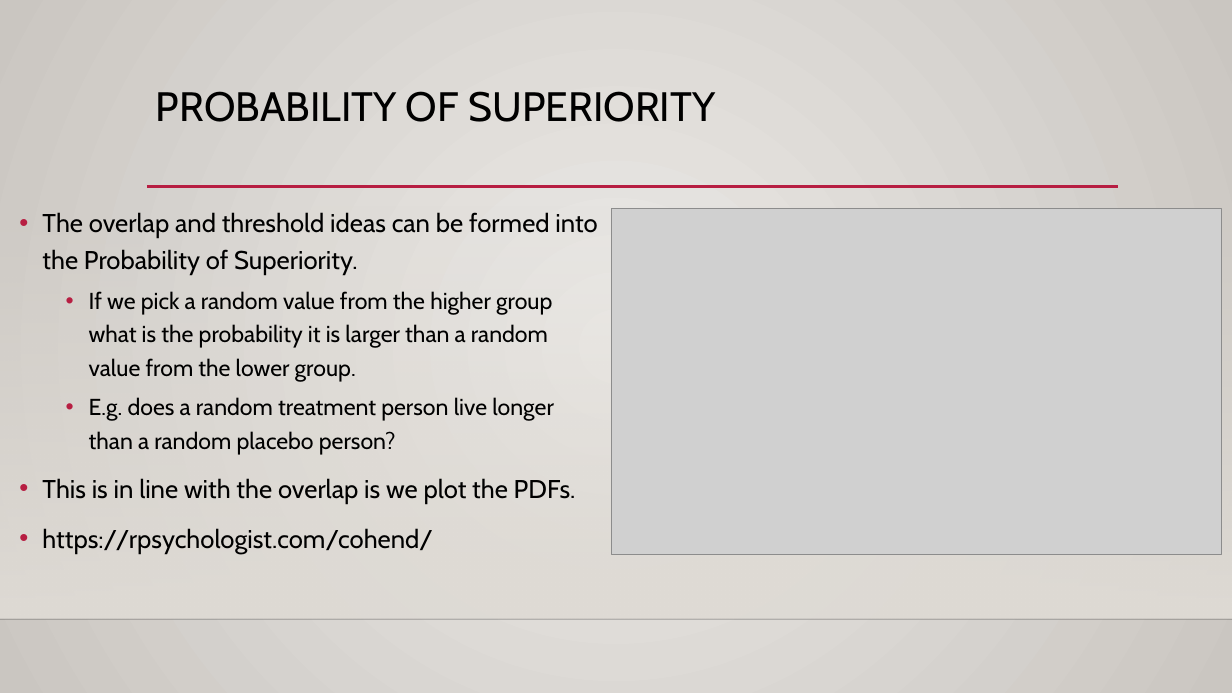
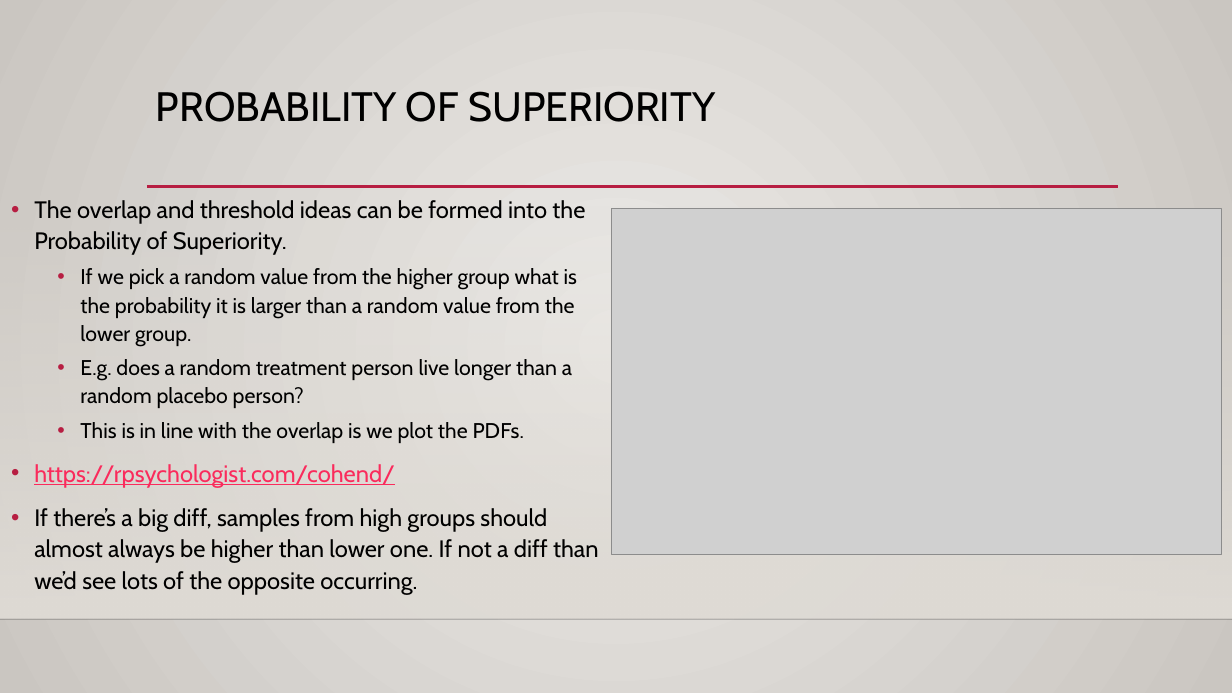
Before and after one commit to AkeemSemperDataScience/Basic_Stats_in_Python_Student_Repository, a slide deck: slide 30 of reference_material/slides/013_Probability_and_Bayes.pptx (slide 20 before the commit). Drawn at 1232x693 pixels with LibreOffice and Linux fonts; fonts in the diff are those of the drawing; grey boxes stand for pictures; background and template pictures are left out. Boxes give left, top, right and bottom in pixels: in the first picture for what was removed or moved away, otherwise in the second. Text is boxed around its words. In the diff, an @@ line names an element or a change of style, - is before the commit and + after.

```diff
--- a/reference_material/slides/013_Probability_and_Bayes.pptx
+++ b/reference_material/slides/013_Probability_and_Bayes.pptx
@@ text "The overlap and threshold ideas ...": place and size @@
-text "The overlap and threshold ideas ..." at (42,212,597,553)
+text "The overlap and threshold ideas ..." at (34,200,599,595)
@@ text at (34,200,585,488): size 20 to 18.5 pt in "The overlap and threshold ideas can be ...", "https://rpsychologist.com/cohend/"; size 18 to 16.6 pt in "If we pick a random value from ...", "E.g. does a random treatment person live ..."; size 20 to 16.6 pt in "This is in line with the overlap ..."; text colour #000000 to #FA2B5C, underline on in "https://rpsychologist.com/cohend/"; line spacing 1.2 to 1.1; list level 1 to 2 in "This is in line with ..." @@
@@ text at (34,508,599,595): paragraph added @@
+• If there’s a big diff, samples from high groups should almost always be higher than lower one. If not a diff than we’d see lots of the opposite occurring.
```
Also in this commit, not shown: 15 other slides changed, 13 slides added, 1 slide removed.
